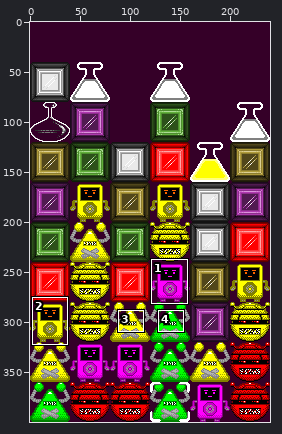
A sprite sheet gets an edit: levels/screens/0-party1.png. The picture above shows the old version from afar; the outline marks the close-up.
Close-up. Earlier state:
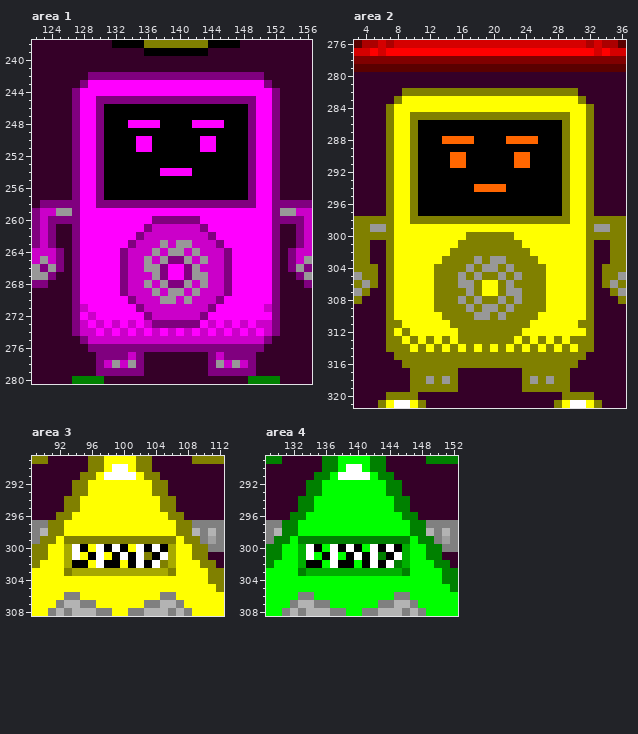
The file is 240x400 pixels. Colours within 5 levels of each other are drawn and written as one. Shown: area 1: x 122..156, y 238..280; area 2: x 3..36, y 276..321; area 3: x 89..112, y 289..308; area 4: x 129..152, y 289..308. The commit also changed other parts of the picture, which this record leaves out.
After the commit:
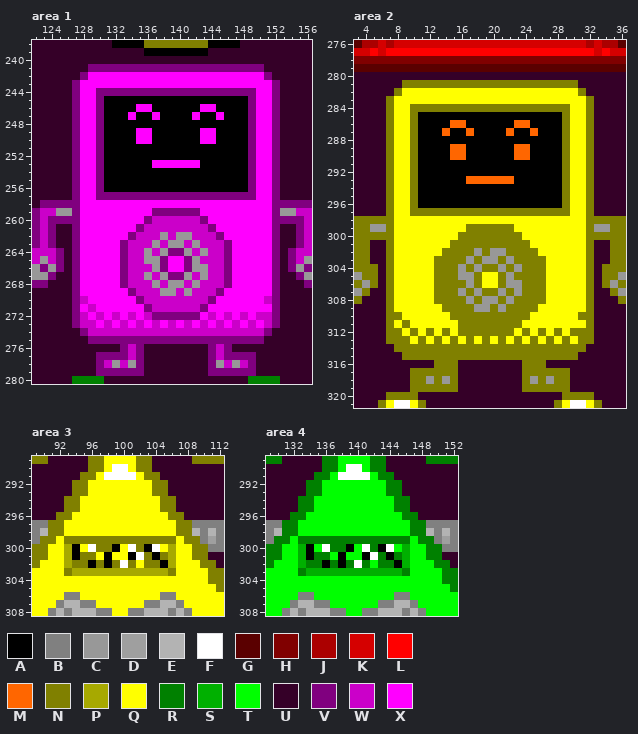
Palette (. is transparent): A #000000  B #808080  C #989898  D #9f9f9f  E #b3b3b3  F #ffffff  G #5a0000  H #800000  J #ab0000  K #d50000  L #ff0000  M #ff6600  N #808000  P #a7a900  Q #ffff00  R #008000  S #00b000  T #00ff00  U #350028  V #80007f  W #cb00c9  X #ff00ff
Edits made:
Changed rows in their new state; - is an unchanged pixel.
Area 1:
first column x 127:
241 --VVVVVVVVVVVVVVVVVVVVVV--
242 -VXXXXXXXXXXXXXXXXXXXXXXV-
243 VX----------------------XV
244 ---VVVVVVVVVVVVVVVVVVVV---
245 ----AAAAAAAAAAAAAAAAAA----
246 --------XX------XX--------
247 -------X--X----X--X-------
248 -------AAAA----AAAA-------
249 --------XX------XX--------
251 --------AA------AA--------
253 ----------XXXXXX----------
254 -----------AAAA-----------
257 ----VVVVVVVVVVVVVVVVVV----
258 ---XXXXXXXXXXXXXXXXXXXX---
259 ----------VVVVVV----------
260 ---------VWWWWWWV---------
261 --------VW------WV--------
262 -------VW--C-CC--WV-------
263 ------VW--CWC-WC--WV------
264 ---------CWCVVCWC---------
265 ----------CVXXVCW---------
266 ---------W------C---------
267 ---------CWCVVCW----------
268 ---------WCWCCWCW---------
269 ------XV--WC-WCW--VX------
270 -W-----XV--WW-W--VX-----W-
271 -XW-----XV------VX------X-
272 -WXW-W-W-WVVVVVVXW-W-W-WW-
273 --WXWXWXWXWXWXWXWXWXWXWX--
274 UV-W-W-W-W-W-W-W-W-W-W-WVU
275 -UVVVVVVVVVVVVVVVVVVVVVVU-
276 --UUUU-W-UUUUUUUU-W-UUUU--
Area 2:
first column x 7:
281 --NNNNNNNNNNNNNNNNNNNNNN--
282 -NQQQQQQQQQQQQQQQQQQQQQQN-
283 NQ----------------------QN
284 ---NNNNNNNNNNNNNNNNNNNN---
285 ----AAAAAAAAAAAAAAAAAA----
286 --------MM------MM--------
287 -------M--M----M--M-------
288 -------AAAA----AAAA-------
289 --------MM------MM--------
291 --------AA------AA--------
293 ----------MMMMMM----------
294 -----------AAAA-----------
297 ----NNNNNNNNNNNNNNNNNN----
298 ---QQQQQQQQQQQQQQQQQQQQ---
299 ----------NNNNNN----------
300 ---------N------N---------
301 --------N--------N--------
302 -------N---C-CC---N-------
303 ------N---CNC-NC---N------
304 ---------CNCNNCNC---------
305 ----------CNQQNCN---------
306 ---------N------C---------
307 ---------CNCNNCN----------
308 ---------NCNCCNCN---------
309 ------Q---NC-NCN---Q------
310 -N-----Q---NN-N---Q-----N-
311 -QN-----Q--------Q------Q-
312 -NQN-N-N--------QN-N-N-NN-
313 --NQNQNQNQ-Q-Q-QNQNQNQNQ--
314 U--N-N-N-N-N-N-N-N-N-N-N-U
315 -U----------------------U-
316 --UUUU---UUUUUUUU---UUUU--
Area 3:
first column x 94:
300 AQFNNAQFN--Q
301 ANNQAQQ----N
302 NNAN-NFNQNNA
Area 4:
first column x 134:
300 ATFRRATFR--T
301 ARRTATT----R
302 RRAR-RFRTRRA
Pixel boxes of the changes (left, top, right, bottom) in both close-ups:
changed: (72, 64, 280, 352)
changed: (386, 80, 594, 368)
changed: (72, 544, 168, 568)
changed: (306, 544, 402, 568)
